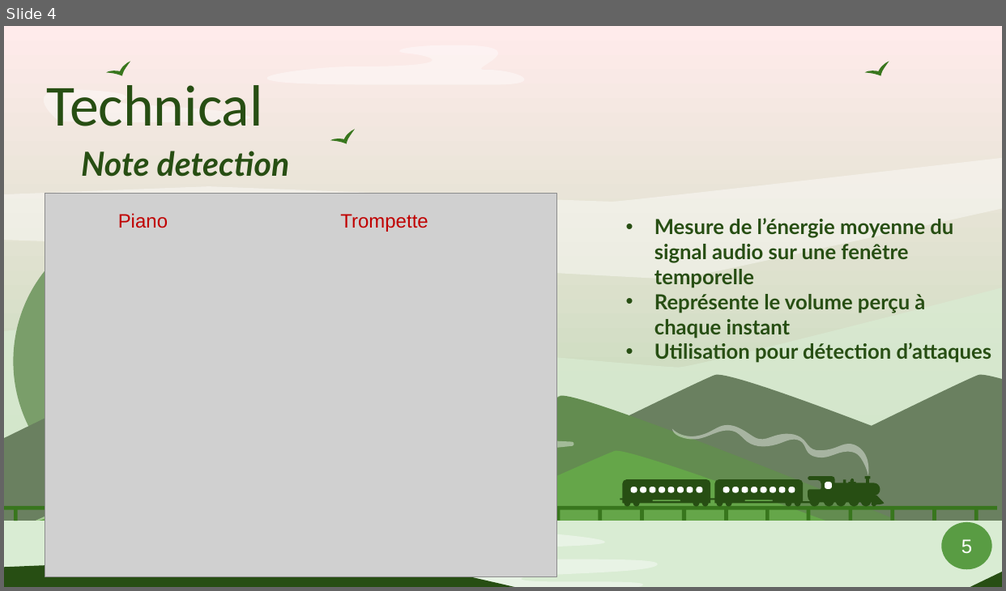
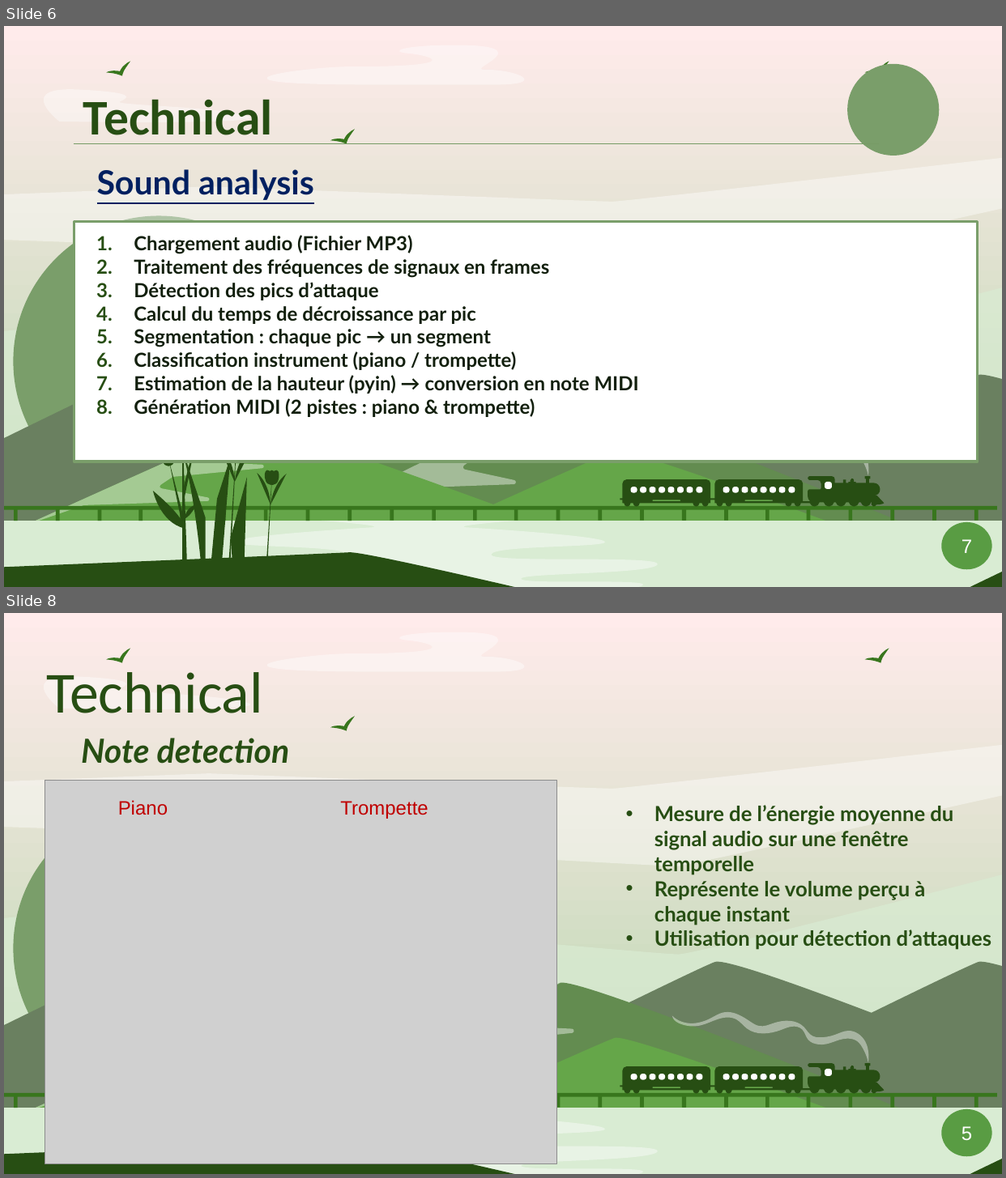
Before and after one commit to Smoother19/MusicAnimation, a slide deck: docs/presentation/PresFinal.pptx. Shown one above the other, each under a label of ours: slide 4 before the commit, slides 6 and 8 after it; the slides between them are not shown. The pictures are 1006x591 and 1006x1178 pixels, drawn with LibreOffice and Linux fonts; fonts in the diff are those of the drawing; grey boxes stand for pictures. Boxes give left, top, right and bottom in pixels: in the first picture for what was removed or moved away, otherwise in the second. Text is boxed around its words. In the diff, an @@ line names an element or a change of style, - is before the commit and + after.

```diff
--- a/docs/presentation/PresFinal.pptx
+++ b/docs/presentation/PresFinal.pptx
@@ slide 6 added at (4,26,1002,587), background gradient #FFEBEB to #B2D4A8; not listed: 59 template elements that a slide beside it also shows @@
@@ freeform shape added at (847,64,939,156), fill #7A9E6A @@
@@ freeform shape added at (18,89,265,122), fill #FFFFFF at 41% opacity @@
@@ title added at (83,99,273,144), 36 pt, text #274E13, bold @@
+Technical
@@ line added from (73, 143) to (879, 143), #779C66 0.75 pt @@
@@ freeform shape added at (330,126,359,152), fill #38761D @@
@@ freeform shape added at (4,158,1002,280), fill #FFFFFF at 41% opacity @@
@@ text added at (97,169,314,200), 24 pt, text #002060, bold, underline @@
+Sound analysis
@@ subtitle added at (134,235,639,417), 14 pt, text #121F0D, bold @@
+1. Chargement audio (Fichier MP3)
+2. Traitement des fréquences de signaux en frames
+3. Détection des pics d’attaque
+4. Calcul du temps de décroissance par pic
+5. Segmentation : chaque pic → un segment
+6. Classification instrument (piano / trompette)
+7. Estimation de la hauteur (pyin) → conversion en note MIDI
+8. Génération MIDI (2 pistes : piano & trompette)
@@ group added at (153,417,287,537): 17 freeform shapes @@
@@ group added at (56,507,518,521): 12 rectangles @@
@@ freeform shape added at (941,523,992,570), fill #599C43, 14 pt, text #FFFFFF @@
+7
@@ what was slide 4 is now slide 8 @@
```
Also in this commit, not shown: 3 slides changed, 2 other slides added.
